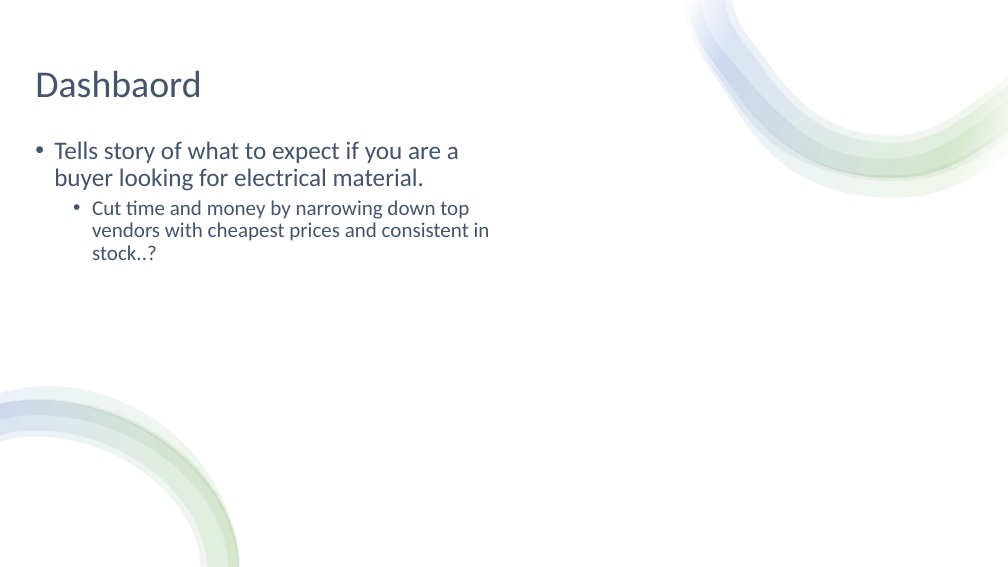
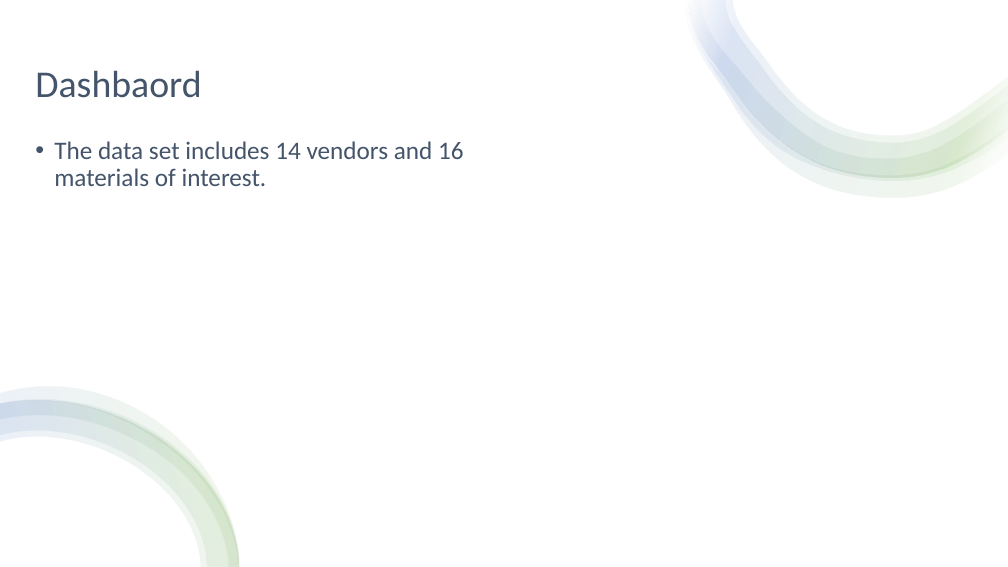
Before and after one commit to thegreatkeej/Estimator_Project, a slide deck: slide 11 of Team14_Presentation.pptx (slide 8 before the commit). Drawn at 1008x567 pixels with LibreOffice and Linux fonts; fonts in the diff are those of the drawing. Boxes give left, top, right and bottom in pixels: in the first picture for what was removed or moved away, otherwise in the second. Text is boxed around its words. In the diff, an @@ line names an element or a change of style, - is before the commit and + after.

```diff
--- a/Team14_Presentation.pptx
+++ b/Team14_Presentation.pptx
@@ text at (54,141,464,186): text changed; size 20 to 24 pt @@
-• Tells story of what to expect if you are a buyer looking for electrical material.
-  • Cut time and money by narrowing down top vendors with cheapest prices and consistent in stock..?
+• The data set includes 14 vendors and 16 materials of interest.
```
Also in this commit, not shown: 5 other slides changed, 4 slides added, 1 slide removed.
